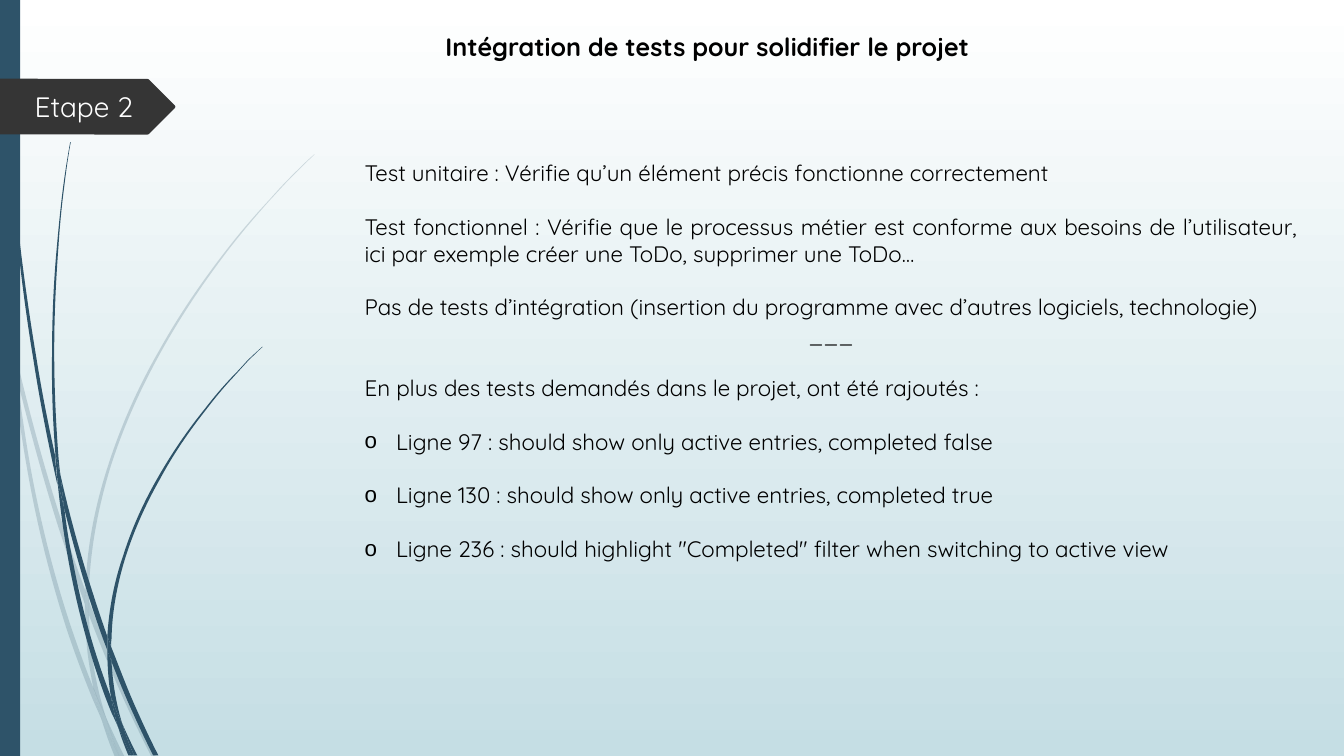
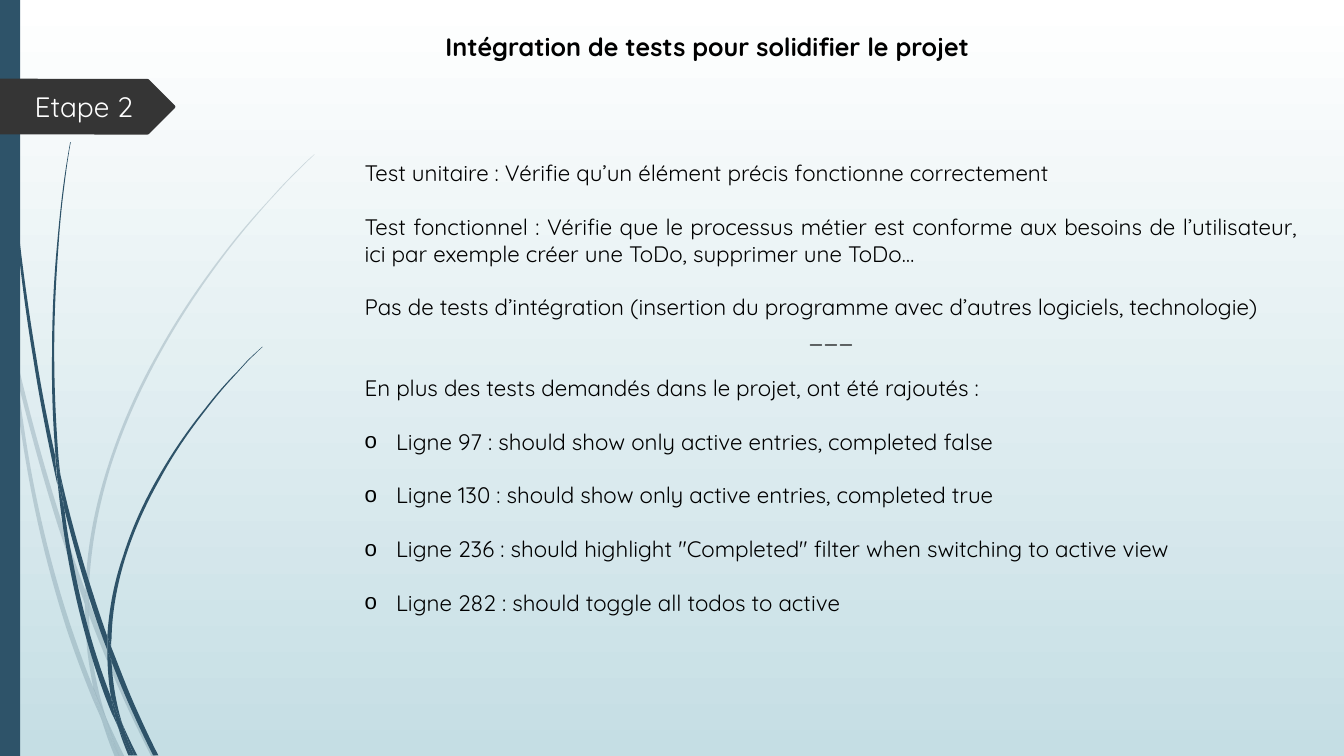
Before and after one commit to DesignGreg/Projet8-OpenClassRooms, a slide deck: slide 4 of Présentation/Présentation Soutenance.pptx. Drawn at 1344x756 pixels with LibreOffice and Linux fonts; fonts in the diff are those of the drawing. Boxes give left, top, right and bottom in pixels: in the first picture for what was removed or moved away, otherwise in the second. Text is boxed around its words. In the diff, an @@ line names an element or a change of style, - is before the commit and + after.

Commit message:
un test ajouté toggle-all active

```diff
--- a/Présentation/Présentation Soutenance.pptx
+++ b/Présentation/Présentation Soutenance.pptx
@@ text at <box>396,594,840,616</box>: paragraph added @@
+o Ligne 282 : should toggle all todos to active
```
Also in this commit, not shown: 35 other files.
